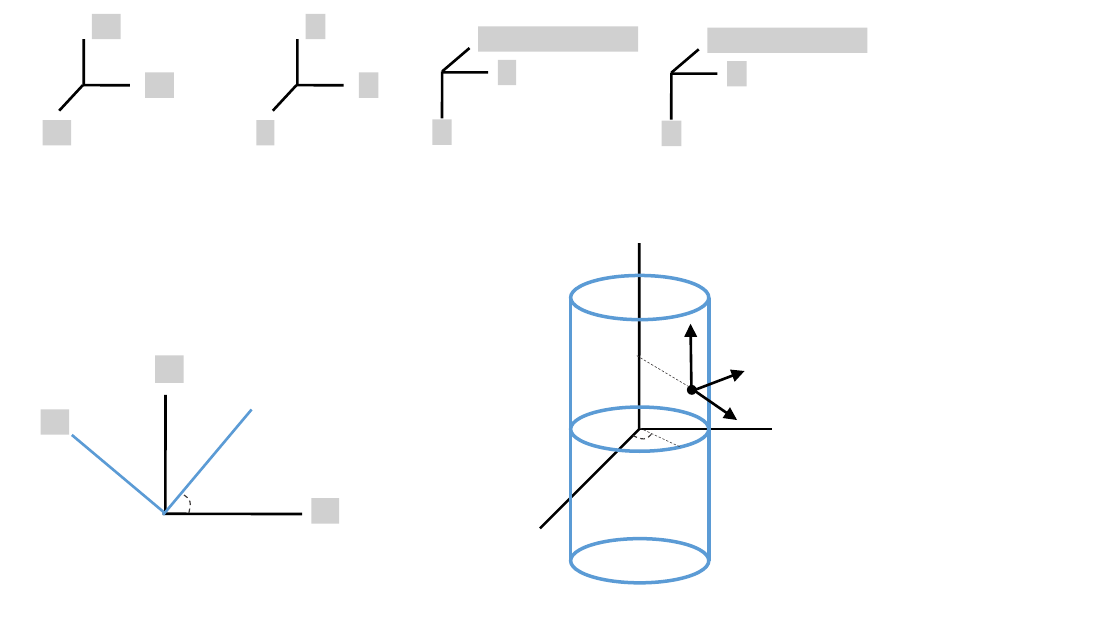
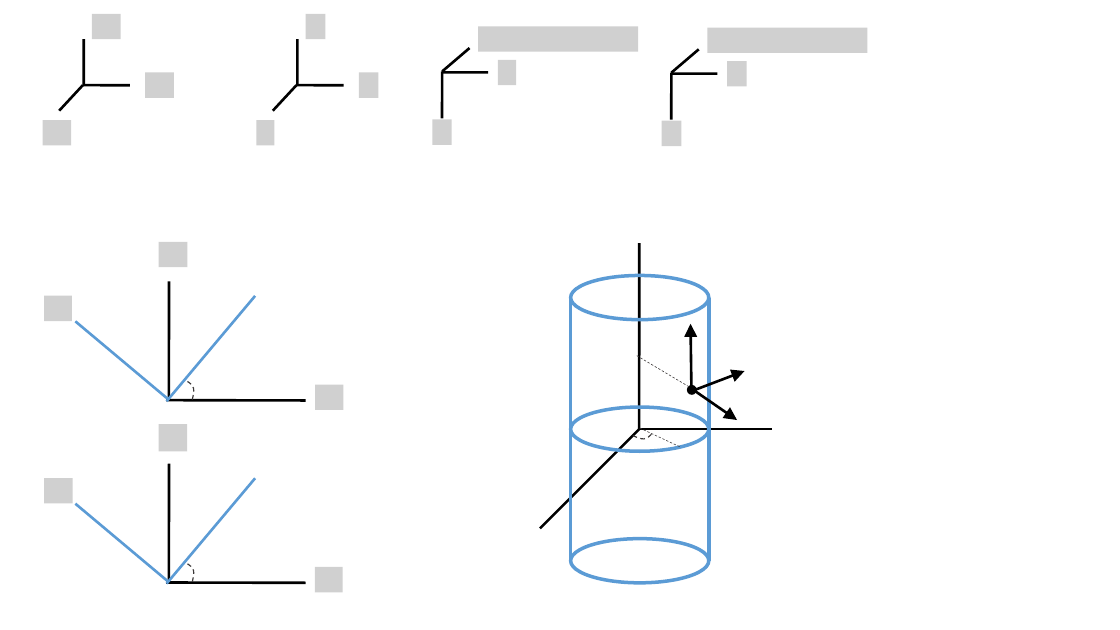
Before and after one commit to kms0523/Study, a slide deck: slide 2 of 그림.pptx. Drawn at 1120x630 pixels with LibreOffice and Linux fonts; fonts in the diff are those of the drawing; grey boxes stand for pictures; background and template pictures are left out. Boxes give left, top, right and bottom in pixels: in the first picture for what was removed or moved away, otherwise in the second. Text is boxed around its words. In the diff, an @@ line names an element or a change of style, - is before the commit and + after.

```diff
--- a/그림.pptx
+++ b/그림.pptx
@@ picture added at (159, 242, 187, 267) @@
@@ picture added at (45, 296, 72, 321) @@
@@ line added from (166, 402) to (255, 296), #5B9BD5 2.25 pt @@
@@ line added from (169, 401) to (169, 281), #000000 2.25 pt @@
@@ line added from (169, 400) to (76, 322), #5B9BD5 2.25 pt @@
@@ picture removed at (155, 355, 184, 383) @@
@@ freeform shape added at (187, 381, 196, 400), outline #3B3838 1 pt dashed @@
@@ picture added at (315, 385, 344, 410) @@
@@ picture removed at (40, 409, 69, 434) @@
@@ line added from (166, 400) to (306, 401), #000000 2.25 pt @@
@@ picture added at (159, 424, 187, 452) @@
@@ picture added at (45, 478, 73, 503) @@
@@ 4 lines, 1 freeform shape: place and size @@
-4 lines, 1 freeform shape at (72, 395, 302, 515)
+4 lines, 1 freeform shape at (76, 464, 306, 584)
@@ picture removed at (312, 498, 339, 523) @@
@@ picture added at (315, 567, 343, 592) @@
```
Also in this commit, not shown: 1 other slide changed, 1 slide added, 14 other files.
